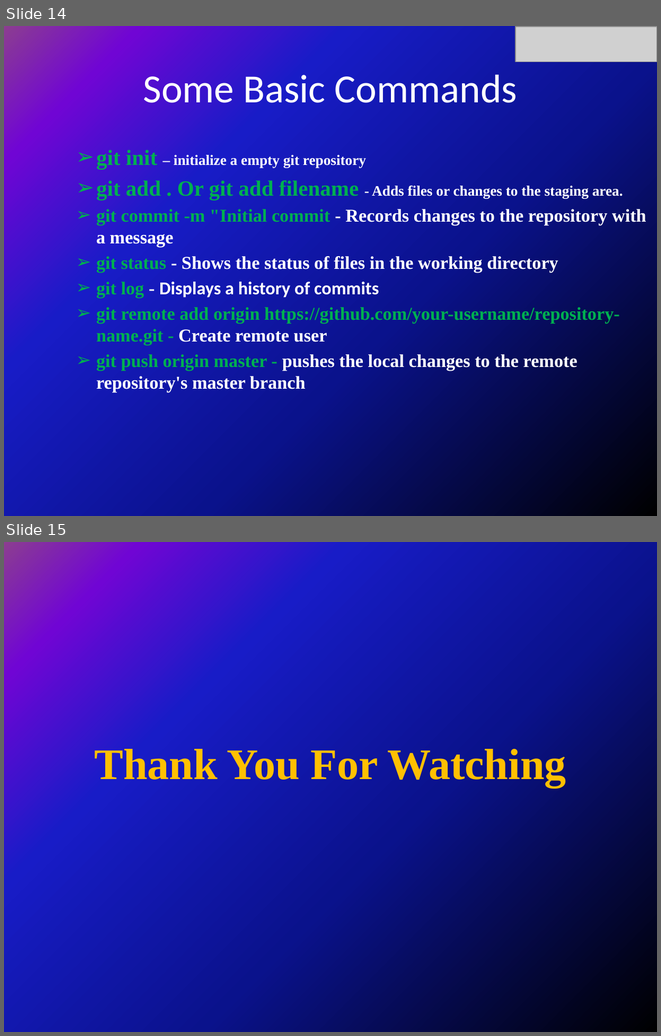
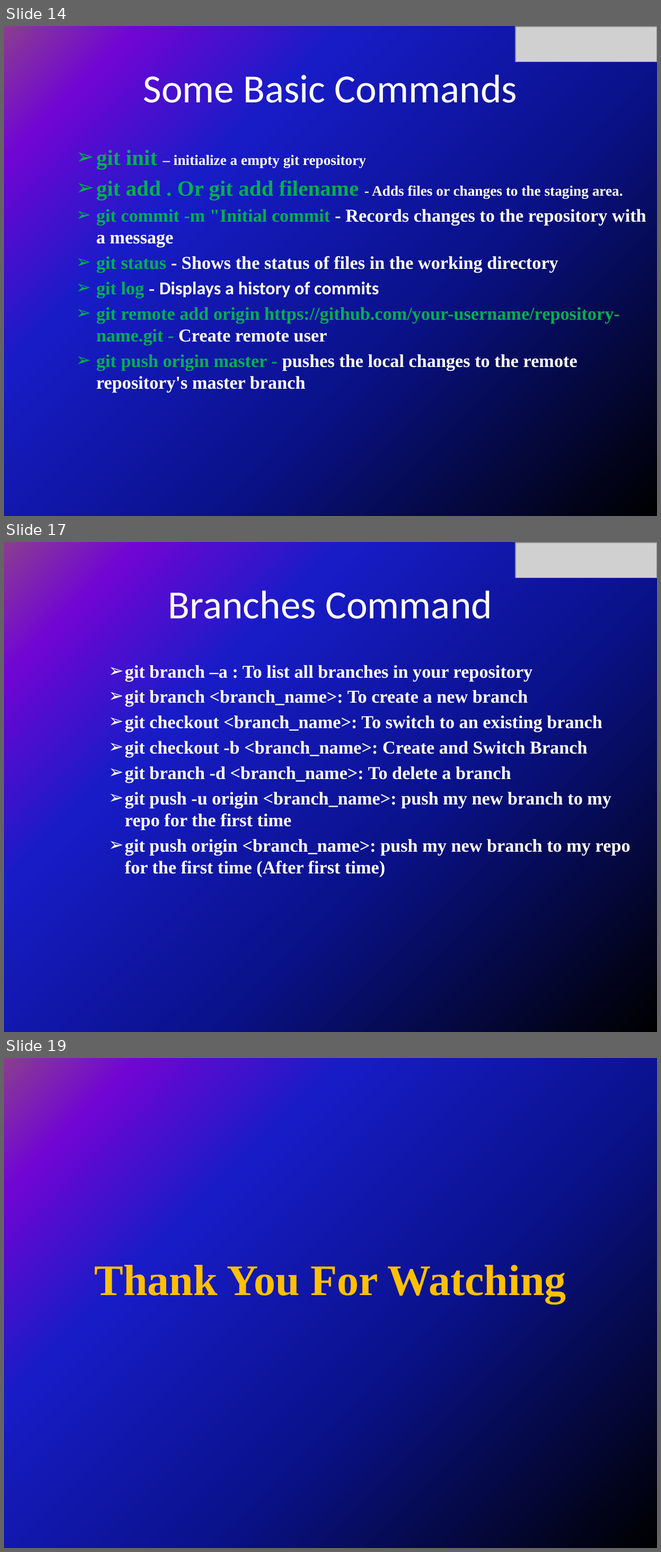
Before and after one commit to Salman13201016/temporary_practice_cv, a slide deck: git_file.pptx. Shown one above the other, each under a label of ours: slides 14 and 15 before the commit, slides 14, 17 and 19 after it; the slides between them are not shown. The pictures are 661x1036 and 661x1552 pixels, drawn with LibreOffice and Linux fonts; fonts in the diff are those of the drawing; grey boxes stand for pictures. Boxes give left, top, right and bottom in pixels: in the first picture for what was removed or moved away, otherwise in the second. Text is boxed around its words. In the diff, an @@ line names an element or a change of style, - is before the commit and + after.

Commit message:
ppt file changed

```diff
--- a/git_file.pptx
+++ b/git_file.pptx
@@ slide 17 added at (4,542,657,1032), background gradient #000000 to #0A128C to #181CC7 to #7005D4 to #8C3D91 @@
@@ picture added at (515,543,657,578) @@
@@ title added at (168,590,492,619), 44 pt, text #FFFFFF @@
+Branches Command
@@ text added at (125,665,630,877), 20 pt, text #FFFFFF, bold @@
+    ➢ git branch –a : To list all branches in your repository
+    ➢ git branch <branch_name>: To create a new branch
+    ➢ git checkout <branch_name>: To switch to an existing branch
+    ➢ git checkout -b <branch_name>: Create and Switch Branch
+    ➢ git branch -d <branch_name>: To delete a branch
+    ➢ git push -u origin <branch_name>: push my new branch to my repo for the first time
+    ➢ git push origin <branch_name>: push my new branch to my repo for the first time (After first time)
@@ what was slide 15 is now slide 19 @@
```
Also in this commit, not shown: 3 other slides added.
